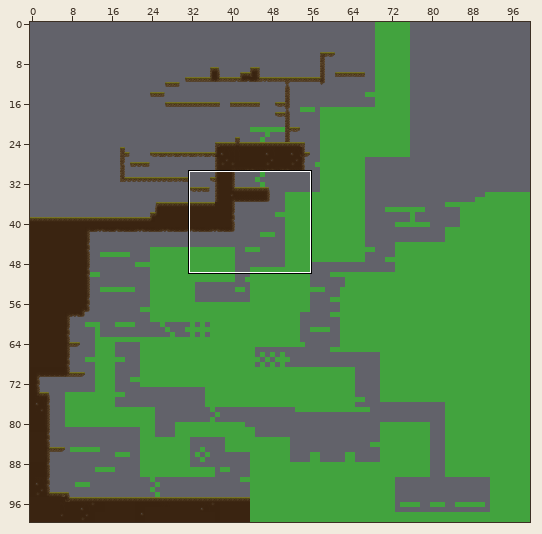
Level history. Tiled map: Platformer-GameDev/Output/Assets/Maps/MapTemplate.tmx. The first picture is a wide view before the edit; the outline marks the close-up.
Close-up. The starting point:
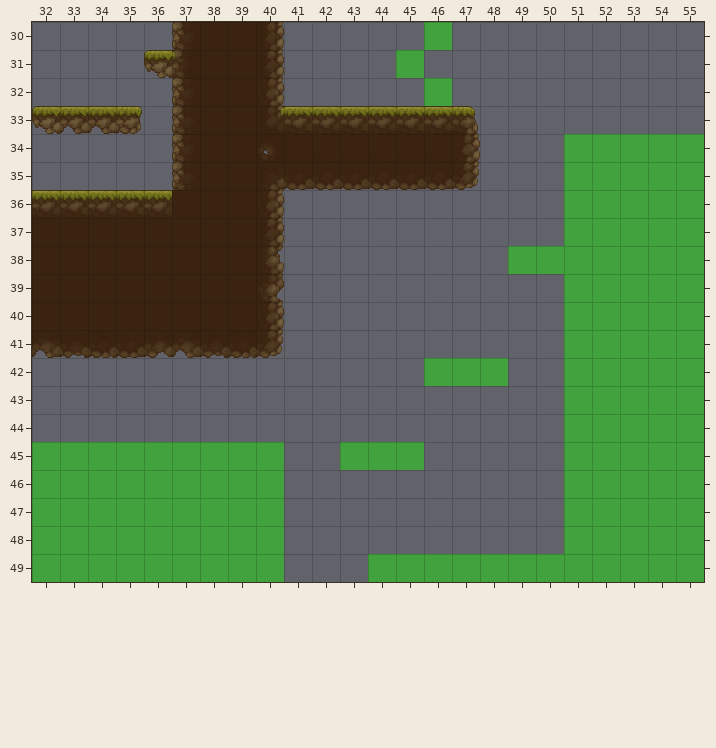
Cells are 32x32 px. Shown: x 32..55, y 30..49. The commit also changed other parts of the map, which this record leaves out.
The same view after the edit:
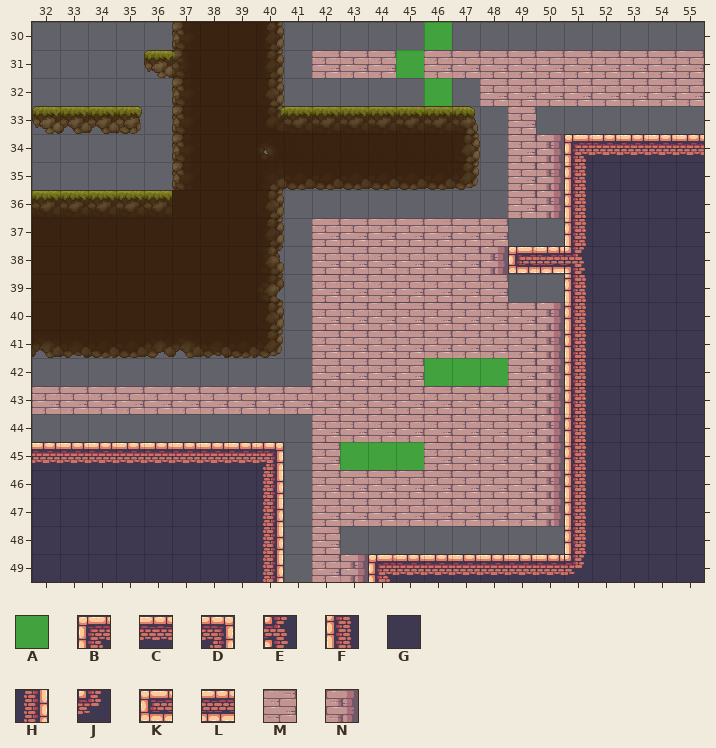
Key: from "MapMetadata": A 1; from "test2": B 0, C 1, D 2, E 9, F 18, G 19, H 20, J 25, K 72, L 73, M 127, N 128.
_ is an empty cell, . an unchanged one.
See-through tiles are keyed as they look on the map.
The exact change:
--- layer "Map"
@@ x 32..55 @@
-31 ..........___.__________
-32 ................________
-33 ................._......
-34 .................__AAAAA
-35 .................__AAAAA
-36 .................__AAAAA
-37 .........._______..AAAAA
-38 .........._______AAAAAAA
-39 .........._______..AAAAA
-40 .........._________AAAAA
-41 .........._________AAAAA
-42 ..........____...__AAAAA
-43 ___________________AAAAA
-44 .........._________AAAAA
-45 AAAAAAAAA._..._____AAAAA
-46 AAAAAAAAA._________AAAAA
-47 AAAAAAAAA._________AAAAA
-48 AAAAAAAAA._........AAAAA
-49 AAAAAAAAA.__AAAAAAAAAAAA
+31 ..........MMM.MMMMMMMMMM
+32 ................MMMMMMMM
+33 .................M......
+34 .................MNBCCCC
+35 .................MNFGGGG
+36 .................MNFGGGG
+37 ..........MMMMMMM..FGGGG
+38 ..........MMMMMMNKLEGGGG
+39 ..........MMMMMMM..FGGGG
+40 ..........MMMMMMMMNFGGGG
+41 ..........MMMMMMMMNFGGGG
+42 ..........MMMM...MNFGGGG
+43 MMMMMMMMMMMMMMMMMMNFGGGG
+44 ..........MMMMMMMMNFGGGG
+45 CCCCCCCCD.M...MMMMNFGGGG
+46 GGGGGGGGH.MMMMMMMMNFGGGG
+47 GGGGGGGGH.MMMMMMMMNFGGGG
+48 GGGGGGGGH.M........FGGGG
+49 GGGGGGGGH.MNBCCCCCCJGGGG
Boxes around the changes in both close-ups, in picture pixels (x1, y1, x2, y2):
changed: (32, 50, 704, 582)
